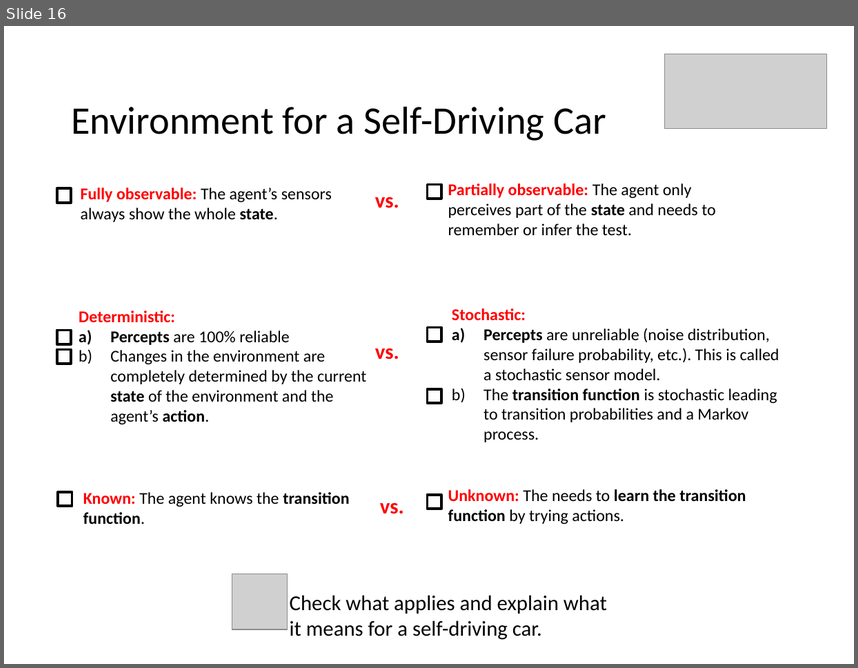
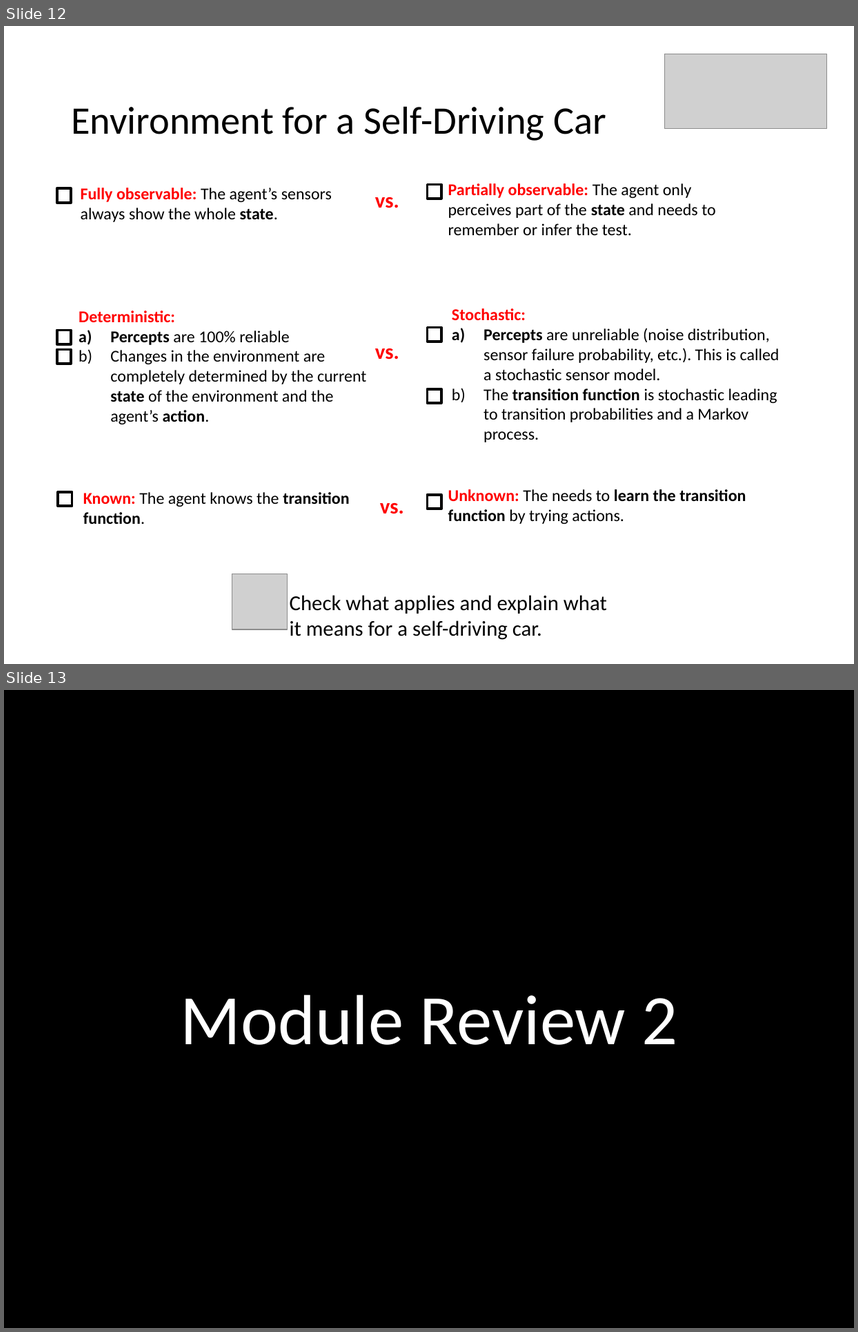
Before and after one commit to mhahsler/CS7320-AI, a slide deck: slides/02_agents_discussion.pptx. Shown one above the other, each under a label of ours: slide 16 before the commit, slides 12 and 13 after it. The pictures are 858x668 and 858x1332 pixels, drawn with LibreOffice and Linux fonts; fonts in the diff are those of the drawing; grey boxes stand for pictures; background and template pictures are left out. Boxes give left, top, right and bottom in pixels: in the first picture for what was removed or moved away, otherwise in the second. Text is boxed around its words. In the diff, an @@ line names an element or a change of style, - is before the commit and + after.

```diff
--- a/slides/02_agents_discussion.pptx
+++ b/slides/02_agents_discussion.pptx
@@ slide 13 added at (4, 690, 854, 1328), background picture (left out) @@
@@ title added at (180, 994, 677, 1045), 60 pt, text #FFFFFF @@
+Module Review 2
@@ what was slide 16 is now slide 12 @@
```
Also in this commit, not shown: 1 slide changed, 1 other slide added, 2 other files.
